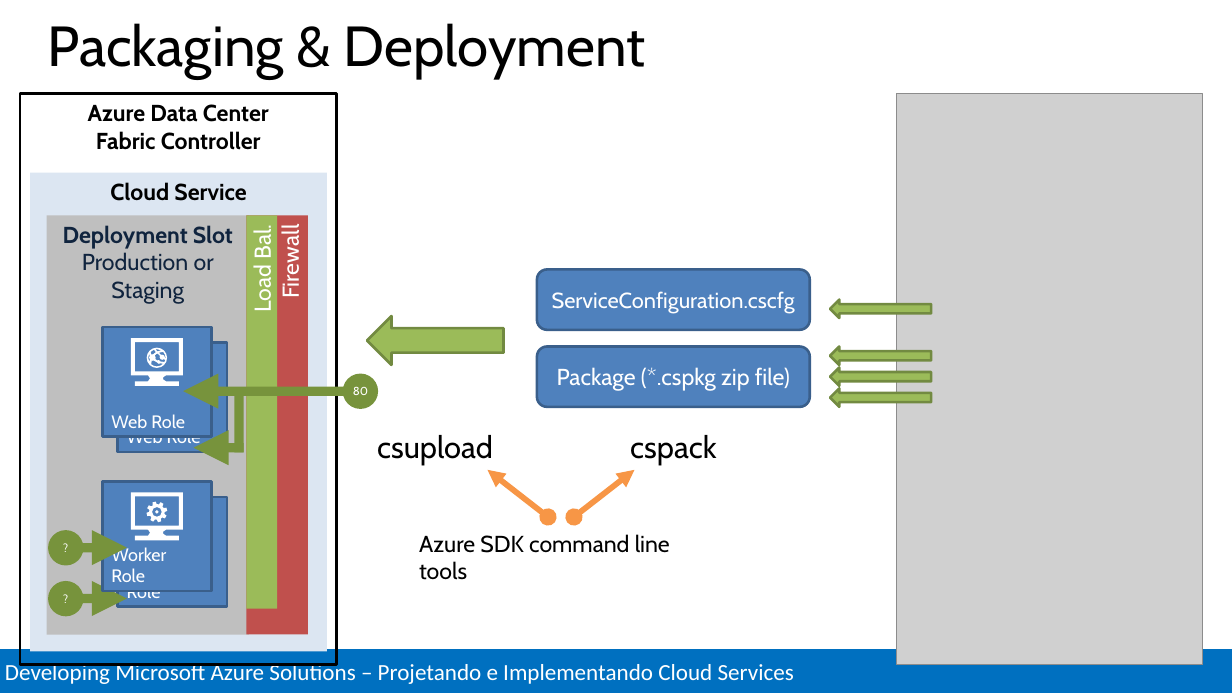
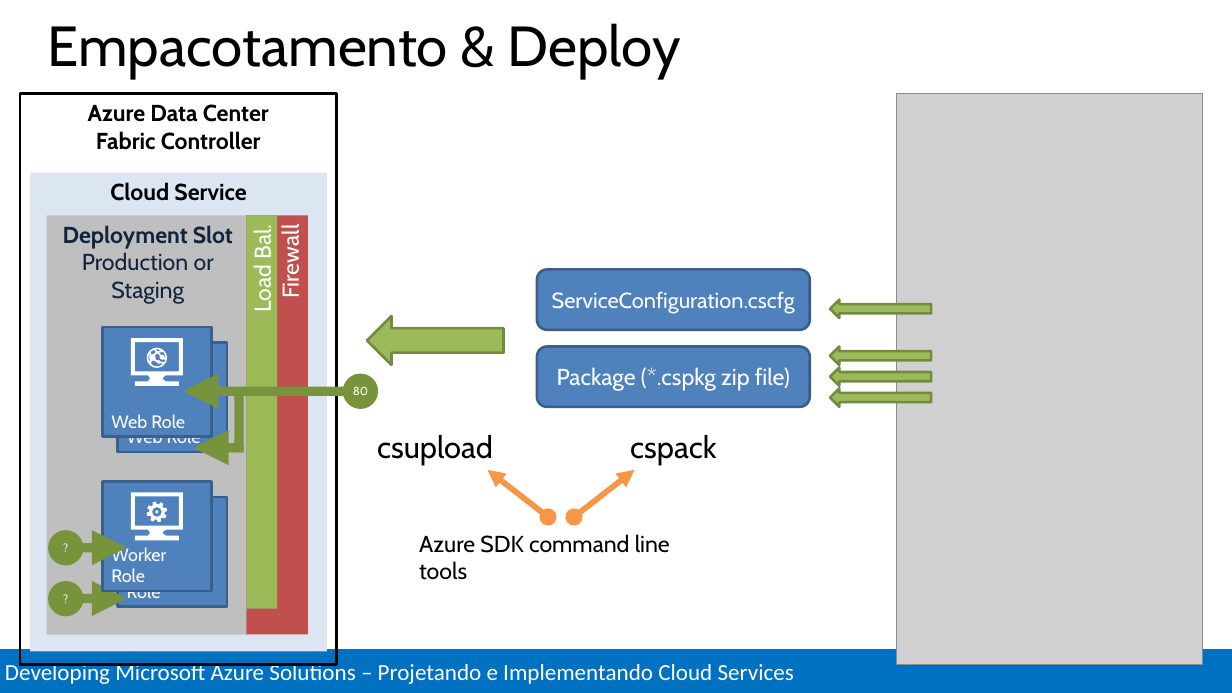
Before and after one commit to Evilazaro/MCSDAzureTraining, a slide deck: slide 32 of Design and Implement Cloud Services/Design and Implement Cloud Services.pptx. Drawn at 1232x693 pixels with LibreOffice and Linux fonts; fonts in the diff are those of the drawing; grey boxes stand for pictures. Boxes give left, top, right and bottom in pixels: in the first picture for what was removed or moved away, otherwise in the second. Text is boxed around its words. In the diff, an @@ line names an element or a change of style, - is before the commit and + after.

```diff
--- a/Design and Implement Cloud Services/Design and Implement Cloud Services.pptx
+++ b/Design and Implement Cloud Services/Design and Implement Cloud Services.pptx
@@ title at (48,23,681,79): text changed @@
-Packaging & Deployment
+Empacotamento & Deploy
```
Also in this commit, not shown: 1 slide removed, 3 other files.
